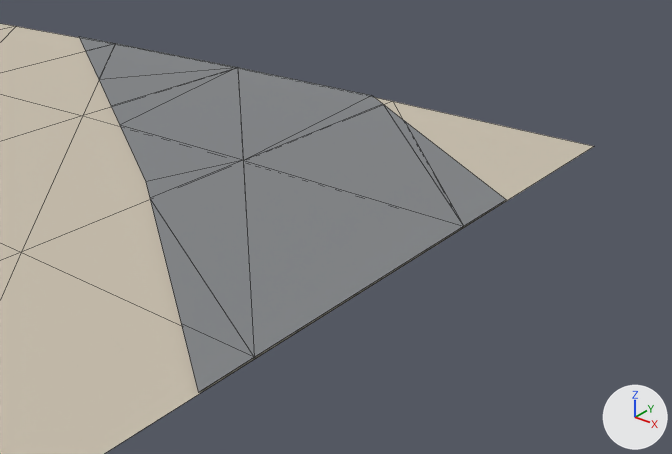
Renders of the glTF model godot/shahar/bolak_-25_3.glb from each side of a commit.
Before and after are seen from a 50 mm lens placed at (427.9, -68.3, 30.7), pointed at (383.6, -12.9, -3.6). Every picture has the same lights, and +X, +Y and +Z are marked at lower right. The older version comes first. Mesh edges are drawn as thin lines. Objects named as collision shapes, trigger or cutter boxes, shadow casters or lower levels of detail are left out.

Before the edit, the objects in view are built like this:
```python
me_yer_tuproq = bpy.data.meshes.new('Yer_Tuproq')
me_yer_tuproq.from_pydata(...)  # 441 vertices, 800 faces; spans x 0.0..400.0, y -400.0..0.0, z -9.0..9.0
me_yer_tuproq.materials.append(mat_yer_tuproq)  # light grey #c8bfad
me_yol_asfalt = bpy.data.meshes.new('Yol_Asfalt')
me_yol_asfalt.from_pydata(...)  # 18 vertices, 17 faces; spans x 333.1..400.0, y -43.9..0.0, z 2.0..4.4
me_yol_asfalt.materials.append(mat_yol_asfalt)  # grey #818486
ob_yer_tuproq_col = bpy.data.objects.new('Yer_Tuproq-col', me_yer_tuproq)
ob_yer_tuproq_col.location = (0.0, 0.0, 0.0)
ob_yol_asfalt_col = bpy.data.objects.new('Yol_Asfalt-col', me_yol_asfalt)
ob_yol_asfalt_col.location = (0.0, 0.0, 0.0)
```
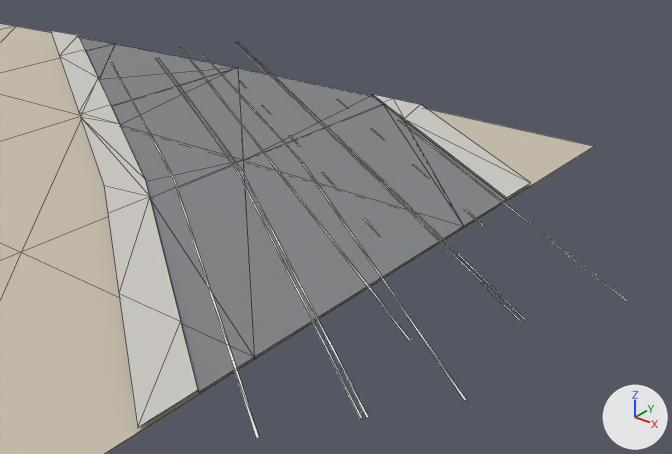
Boxes (x1, y1, x2, y2) around the edits, measured in the pictures (672 x 454 px):
'Trotuar', added: after (50, 30, 530, 428)
'Yol_Chiziq', added: after (111, 42, 628, 438)

The change in detail:
Material 'Yol_Chiziq' (mat_yol_chiziq) is new.
Its base color is (0.92, 0.92, 0.88) (white #f6f6f1).
Its roughness is 0.7.
Material 'Trotuar' (mat_trotuar) is new.
Its base color is (0.62, 0.6, 0.56) (light grey #cecbc5).
Its roughness is 0.9.
Mesh me_yol_chiziq is new.
It has 218 vertices, 172 faces and spans x 347.0..412.4, y -44.7..8.3, z 2.7..4.4.
It uses material mat_yol_chiziq (white #f6f6f1).
Mesh me_trotuar is new.
It has 26 vertices, 23 faces and spans x 327.4..400.0, y -47.6..0.0, z 1.9..4.5.
It uses material mat_trotuar (light grey #cecbc5).
Object 'Yol_Chiziq' (ob_yol_chiziq) is new; it shows me_yol_chiziq.
Its location is (0.0, 0.0, 0.0).
Object 'Trotuar' (ob_trotuar) is new; it shows me_trotuar.
Its location is (0.0, 0.0, 0.0).
